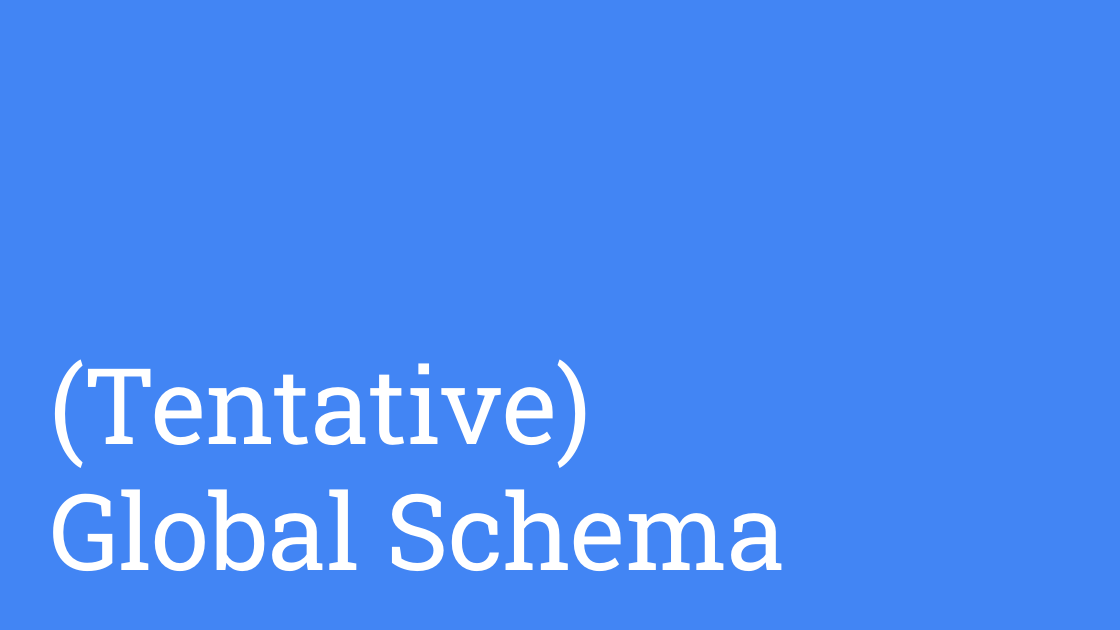
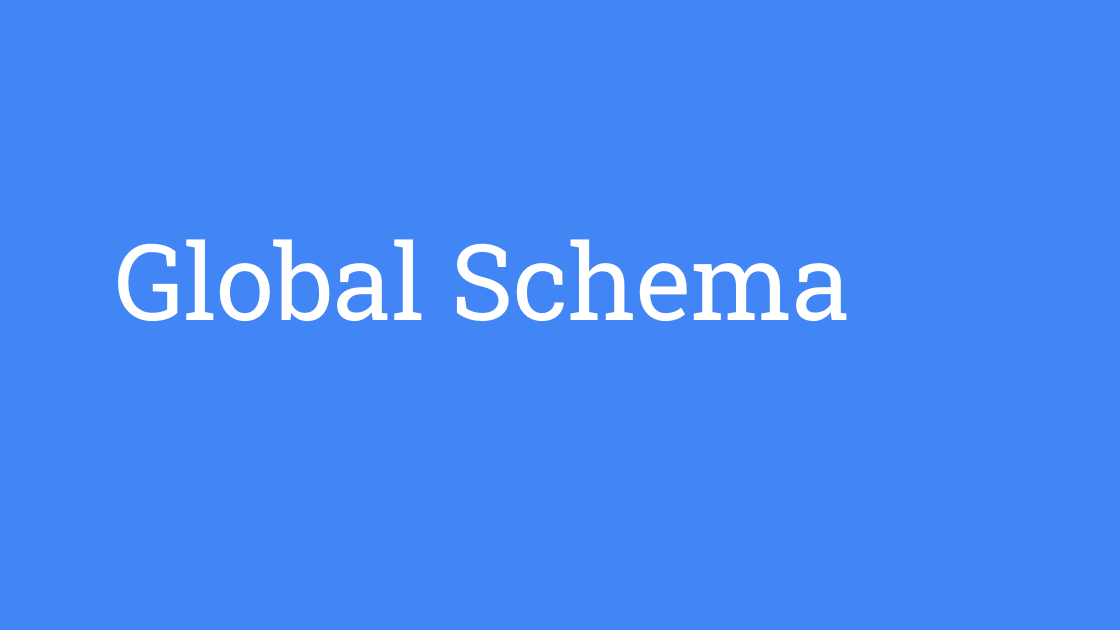
Before and after one commit to 1655653/LSDM, a slide deck: slide 14 of proposals/presentation.pptx (slide 13 before the commit). Drawn at 1120x630 pixels with LibreOffice and Linux fonts; fonts in the diff are those of the drawing. Boxes give left, top, right and bottom in pixels: in the first picture for what was removed or moved away, otherwise in the second. Text is boxed around its words. In the diff, an @@ line names an element or a change of style, - is before the commit and + after.

```diff
--- a/proposals/presentation.pptx
+++ b/proposals/presentation.pptx
@@ title at [114,239,852,321]: text changed @@
-(Tentative)
-Global Schema
+Global Schema
```
Also in this commit, not shown: 9 other slides changed, 9 slides added, 3 slides removed, 1 other file.
